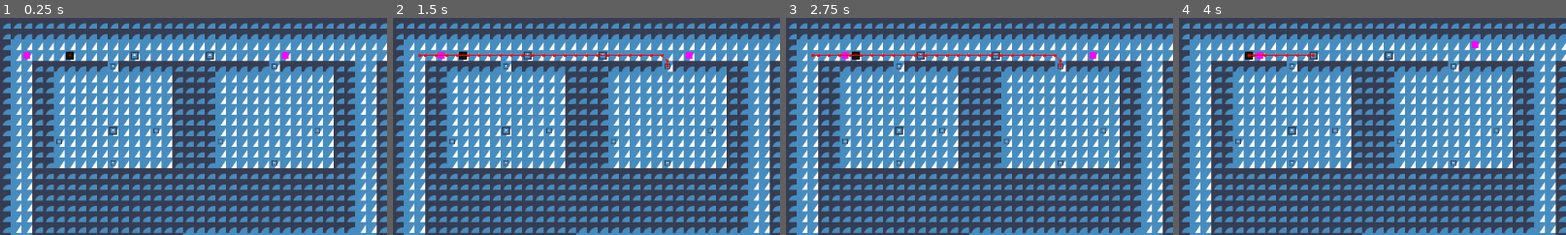
Above: before the commit, frames 1-4 (left to right).
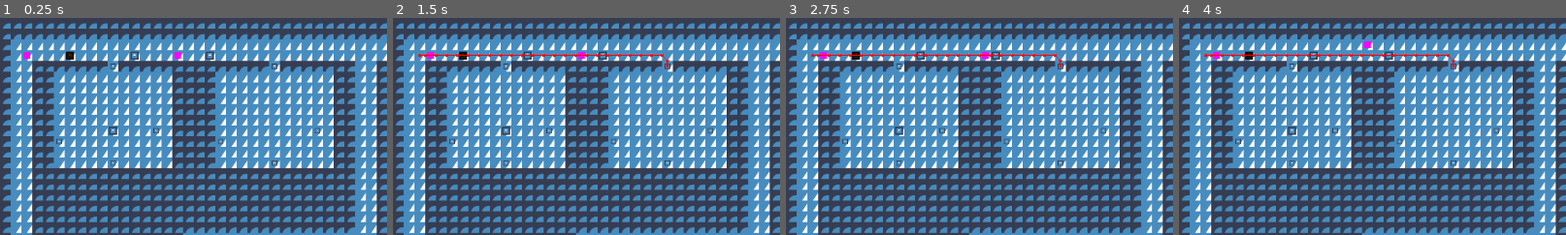
Above: after the commit, the same moments.

Repository: Nathpett/City-Navigation-Project
Game: Godot game, scene res://main.tscn
Same seed, same stepped clock (60 frames per second), same inputs: the game is played once before the commit and once after it. The engine's default icon, where the game draws it, is replaced by a stand-in: a white triangle on a blue panel in a dark square.
Inputs:
- Up to frame 1 (0.25 s): no input
- Up to frame 2 (1.5 s): tap Enter at 0.5 s; hold D (right) 0.53-1.28 s; tap Space at 1.25 s; hold S (down) from 1.28 s (still down)
- Up to frame 3 (2.75 s): tap Enter at 2 s; release S (down) at 2.03 s; hold D (right) from 2.03 s (still down)
- Up to frame 4 (4 s): tap Space at 2.75 s; release D (right) at 2.78 s; hold W (up) 2.78-3.53 s; tap Enter at 3.5 s; hold A (left) from 3.53 s (still down)
The pictures show only the part of the screen within x 0-50%, y 0-50%; the shares and areas given below are measured in that part.

The runs differ from the first frame. In frame 1, 0.1% of the frame differs, in the area x 44-75%, y 15-20%; in frame 2, 0.3%; in frame 3, 0.2%; in frame 4, 0.6%, in the area x 6-78%, y 10-24%.

Commit message:
trying to get turn to work

Diff:
--- a/main.tscn
+++ b/main.tscn
@@ -282,5 +282,7 @@
 position = Vector2(104, 56)
 
 [node name="CharacterBody2D" parent="." instance=ExtResource("7_ob8hq")]
-position = Vector2(424, 56)
+position = Vector2(264, 56)
+execute_priority = null
+turns_per_round = null
 flee_from_debug = true
--- a/round_master/round_master.gd
+++ b/round_master/round_master.gd
@@ -1,12 +1,24 @@
 extends Node
 
 signal prime_physics
-signal turn_begin
+signal round_begin
 signal turn_body
-signal turn_end
+signal round_end
+signal round_conclude
 signal cleanup_turn
 
 var character_registry: Array = []
+var is_player_turn: bool = false
+
+
+func _ready():
+	call_deferred("main_loop")
+
+
+func main_loop() -> void:
+	while true:
+		execute_round()
+		await round_conclude
 
 
 func register_character(character: Character) -> void:
@@ -16,14 +28,20 @@
 func execute_round():
 	emit_signal("prime_physics")
 	await get_tree().physics_frame
-	emit_signal("turn_begin")
+	emit_signal("round_begin")
 
 	var sorted_characters = _get_sorted_characters()
 	for character in sorted_characters:
-		character.process_turn_body()
+		if character.is_player():
+			is_player_turn = true
+			await character.round_done
+			is_player_turn = false
+		else:
+			character.process_turn_body()
 
-	emit_signal("turn_end")
-	emit_signal("cleanup_turn")
+	emit_signal("round_end")
+	emit_signal("cleanup_turn") # TODO RENAME
+	emit_signal("round_conclude")
 
 
 func _get_sorted_characters() -> Array:
--- a/state/npc_states/flee.gd
+++ b/state/npc_states/flee.gd
@@ -1,6 +1,5 @@
 extends NpcBaseState
 
-# TODO WHY only enter flee state one frame after seeing something?
 var average_scary_thing_position:= Vector2.ZERO
 var flee_turns = 20
 
--- a/things/character.gd
+++ b/things/character.gd
@@ -1,19 +1,27 @@
 class_name Character
 extends Thing
+
+signal round_done
 
 var movement_speed: float = 100.0
 var holding = null
 var city: City
 
+var turns_left
+
 @export var execute_priority: int = 0
-
+@export var turns_per_round: int = 1
 
 func _ready():
 	super._ready()
 
+	turns_left = turns_per_round
+
 	city = get_parent()
 
 	RoundMaster.register_character(self)
+	RoundMaster.connect("round_begin", Callable(self, "_on_round_end"))
+	RoundMaster.connect("round_end", Callable(self, "_on_round_end"))
 
 
 func process_turn_body() -> void:
@@ -44,3 +52,15 @@
 	get_parent().add_child(holding)
 
 	holding = null
+
+
+func is_player() -> bool:
+	return false
+
+
+func _on_round_begin() -> void:
+	turns_left = turns_per_round
+
+
+func _on_round_end() -> void:
+	pass
--- a/things/npc.gd
+++ b/things/npc.gd
@@ -53,6 +53,7 @@
 
 
 func process_turn_body() -> void:
+	super.process_turn_body()
 	if has_target_position:
 		var current_agent_position: Vector2 = global_position
 		var next_path_position: Vector2 = navigation_agent.get_next_path_position()
--- a/things/player.gd
+++ b/things/player.gd
@@ -4,7 +4,7 @@
 # TODO QUEUE INPUT AND EXECUTE IN process_turn_body
 
 func _input(event):
-	if turn_exhausted:
+	if !RoundMaster.is_player_turn:
 		return
 
 	var just_pressed = event.is_pressed() and !event.is_echo()
@@ -25,7 +25,13 @@
 		if event.is_action_pressed("left"):
 			direction += Vector2.LEFT
 			valid_press = true
-
 		if valid_press:
 			RoundMaster.execute_round()
 			move_character(direction)
+			turns_left -= 1
+			if turns_left == 0:
+				emit_signal("round_done")
+
+
+func is_player() -> bool:
+	return true
--- a/things/player.tscn
+++ b/things/player.tscn
@@ -20,6 +20,9 @@
 motion_mode = 1
 wall_min_slide_angle = 0.0
 script = ExtResource("1_08x34")
+execute_priority = null
+turns_per_round = null
+flee_from_debug = null
 metadata/_edit_group_ = true
 
 [node name="CollisionShape2D" type="CollisionShape2D" parent="."]
